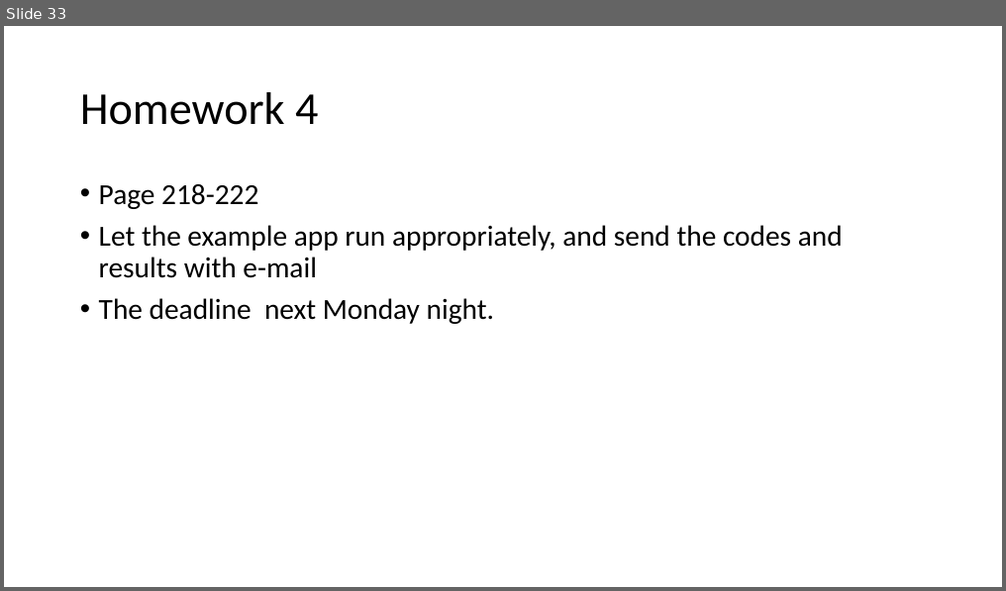
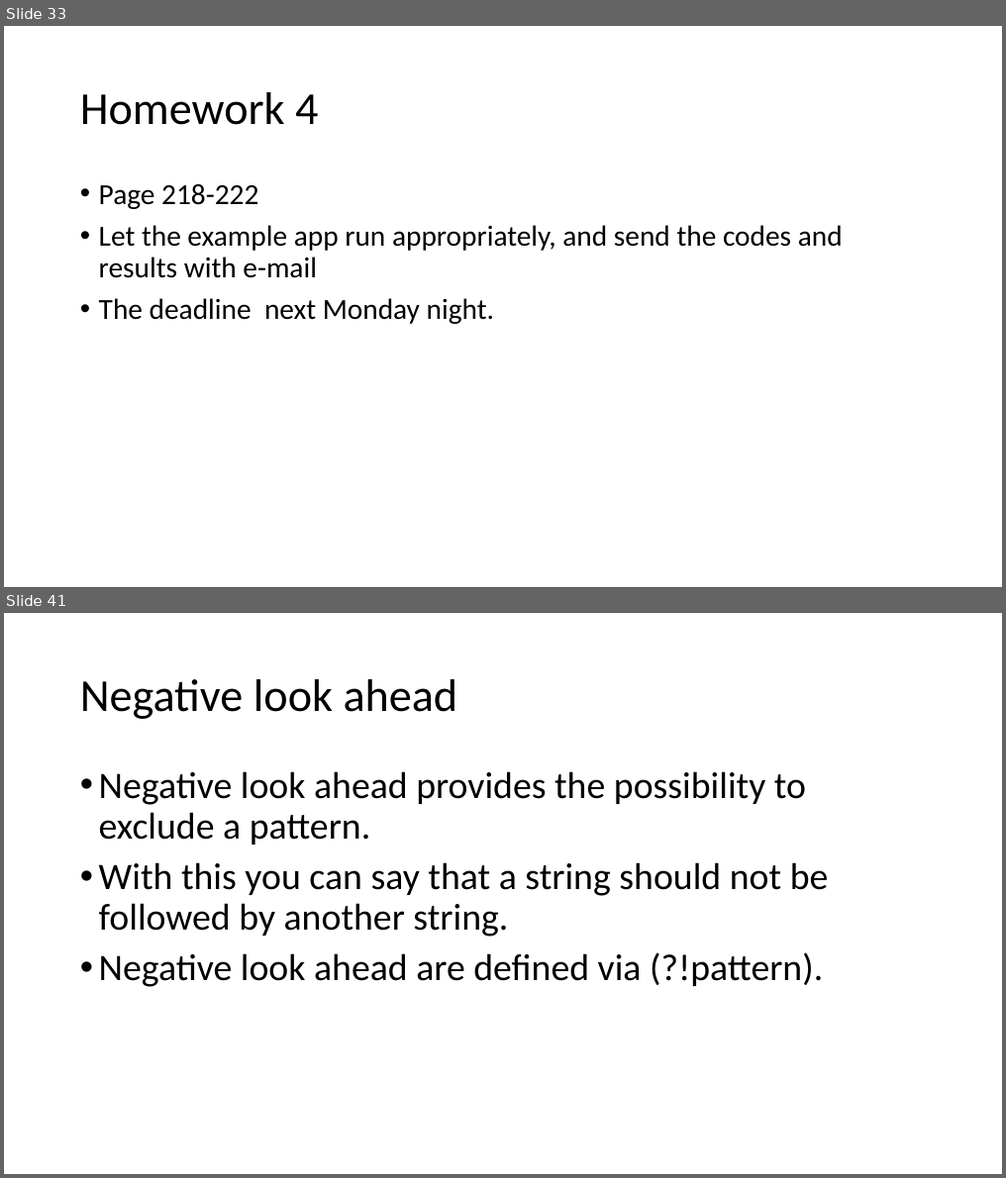
Before and after one commit to tanglw2020/android-class, a slide deck: android activity and intent.pptx. Shown one above the other, each under a label of ours: slide 33 before the commit, slides 33 and 41 after it; the slides between them are not shown. The pictures are 1006x591 and 1006x1178 pixels, drawn with LibreOffice and Linux fonts; fonts in the diff are those of the drawing. Boxes give left, top, right and bottom in pixels: in the first picture for what was removed or moved away, otherwise in the second. Text is boxed around its words. In the diff, an @@ line names an element or a change of style, - is before the commit and + after.

```diff
--- a/android activity and intent.pptx
+++ b/android activity and intent.pptx
@@ slide 41 added at <box>4,613,1002,1174</box>, background #FFFFFF @@
@@ title added at <box>80,679,458,719</box>, 44 pt, text #000000 @@
+Negative look ahead
@@ text added at <box>99,771,829,987</box>, 36 pt, text #000000 @@
+• Negative look ahead provides the possibility to exclude a pattern.
+• With this you can say that a string should not be followed by another string.
+• Negative look ahead are defined via (?!pattern).
```
Also in this commit, not shown: 1 slide changed, 14 other slides added, 1 other file.
